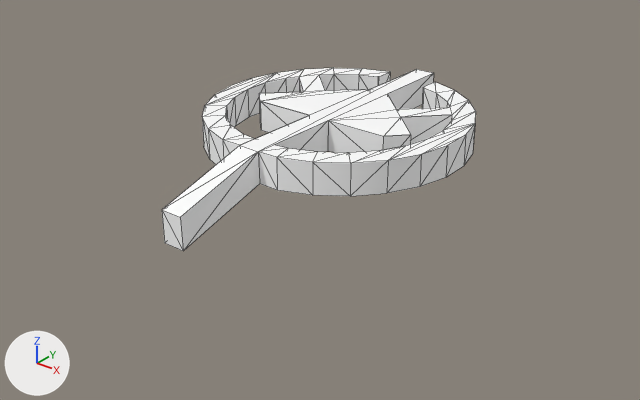
An edit to the OBJ model data/tomb.obj, drawn before and after from the same camera.
Rendered twice from a 50 mm camera at (56.2, -91.1, 37.2) aimed at (2.8, -24.3, -4.2). Arrows for +X, +Y and +Z are at lower left; the lights stay in place. Mesh edges are drawn as thin lines. Where no turn or scale is listed for an object, it has been applied to the vertices.

Script lines for the objects in view, before the commit:
```python
me_sketchup_001_id11 = bpy.data.meshes.new('SketchUp.001_ID11')
me_sketchup_001_id11.from_pydata(...)  # 28 vertices, 28 faces; spans x -12.4..-1.2, y -29.9..-11.4, z 0.0..3.5
me_sketchup_001_id11.materials.append(mat_material_001)  # white #ffffff
me_sketchup_002_id17 = bpy.data.meshes.new('SketchUp.002_ID17')
me_sketchup_002_id17.from_pydata(...)  # 118 vertices, 165 faces; spans x -14.9..14.9, y -42.8..0.0, z -3.0..3.5
me_sketchup_002_id17.materials.append(mat_material_001)  # white #ffffff
me_sketchup_id3_001 = bpy.data.meshes.new('SketchUp_ID3.001')
me_sketchup_id3_001.from_pydata(...)  # 28 vertices, 28 faces; spans x 1.2..12.4, y -29.9..-11.4, z 0.0..3.5
me_sketchup_id3_001.materials.append(mat_material_001)  # white #ffffff
ob_sketchup_001_id11 = bpy.data.objects.new('SketchUp.001_ID11', me_sketchup_001_id11)
ob_sketchup_001_id11.location = (0.0, 0.0, 0.0)
ob_sketchup_002_id17 = bpy.data.objects.new('SketchUp.002_ID17', me_sketchup_002_id17)
ob_sketchup_002_id17.location = (0.0, 0.0, 0.0)
ob_sketchup_id3_001 = bpy.data.objects.new('SketchUp_ID3.001', me_sketchup_id3_001)
ob_sketchup_id3_001.location = (0.0, 0.0, 0.0)
```
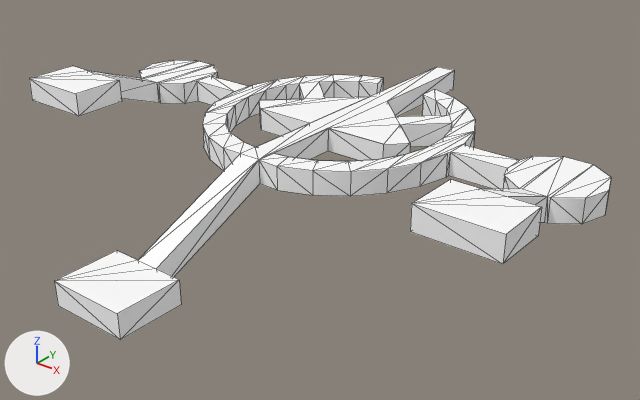
Changed parts and their boxes (x1, y1, x2, y2) in the pictures (640 x 400 px):
'SketchUp.001_ID16', added: after (29, 60, 611, 340)
'SketchUp.002_ID17', deleted: before (162, 68, 476, 251)

The change, as a list of edits to the scene's bpy script:
```text
Add me_sketchup_001_id16:
    me_sketchup_001_id16.from_pydata(...)  # 212 vertices, 306 faces; spans x -30.9..30.9, y -53.1..5.0, z -6.0..5.6
    me_sketchup_001_id16.materials.append(mat_material_001)  # white #ffffff
Remove ob_sketchup_002_id17:
    ob_sketchup_002_id17 = bpy.data.objects.new('SketchUp.002_ID17', me_sketchup_002_id17)
    ob_sketchup_002_id17.location = (0.0, 0.0, 0.0)
Add ob_sketchup_001_id16:
    ob_sketchup_001_id16 = bpy.data.objects.new('SketchUp.001_ID16', me_sketchup_001_id16)
    ob_sketchup_001_id16.location = (0.0, 0.0, 0.0)
```
